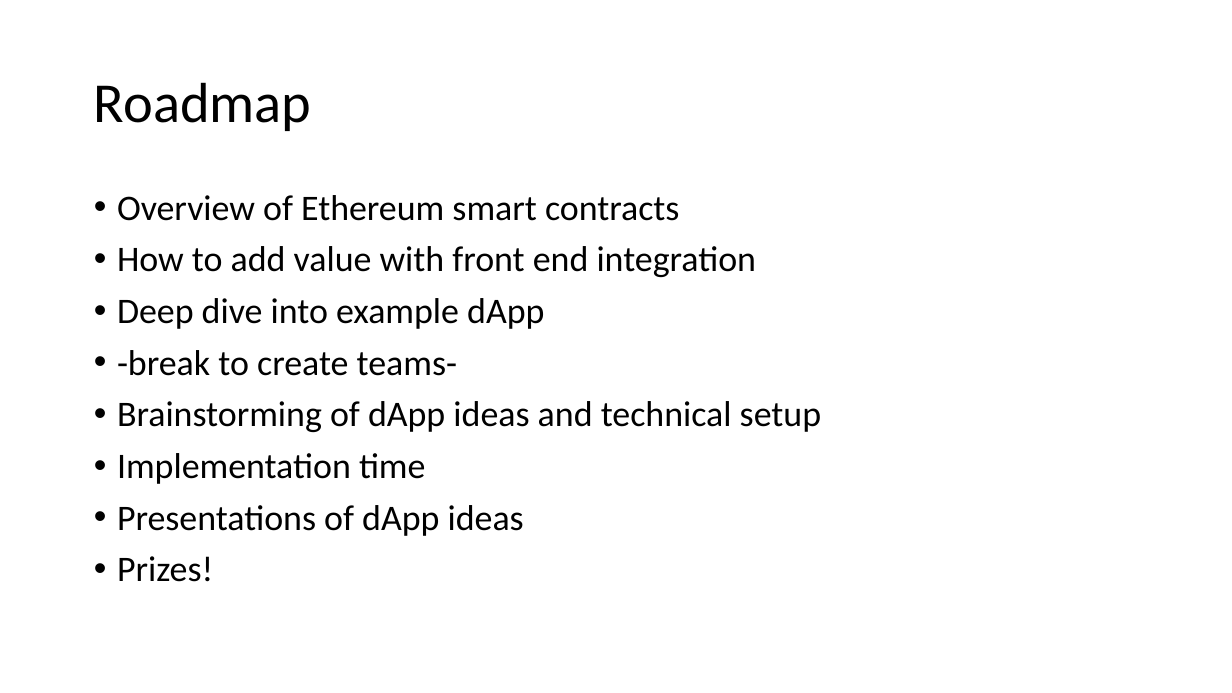
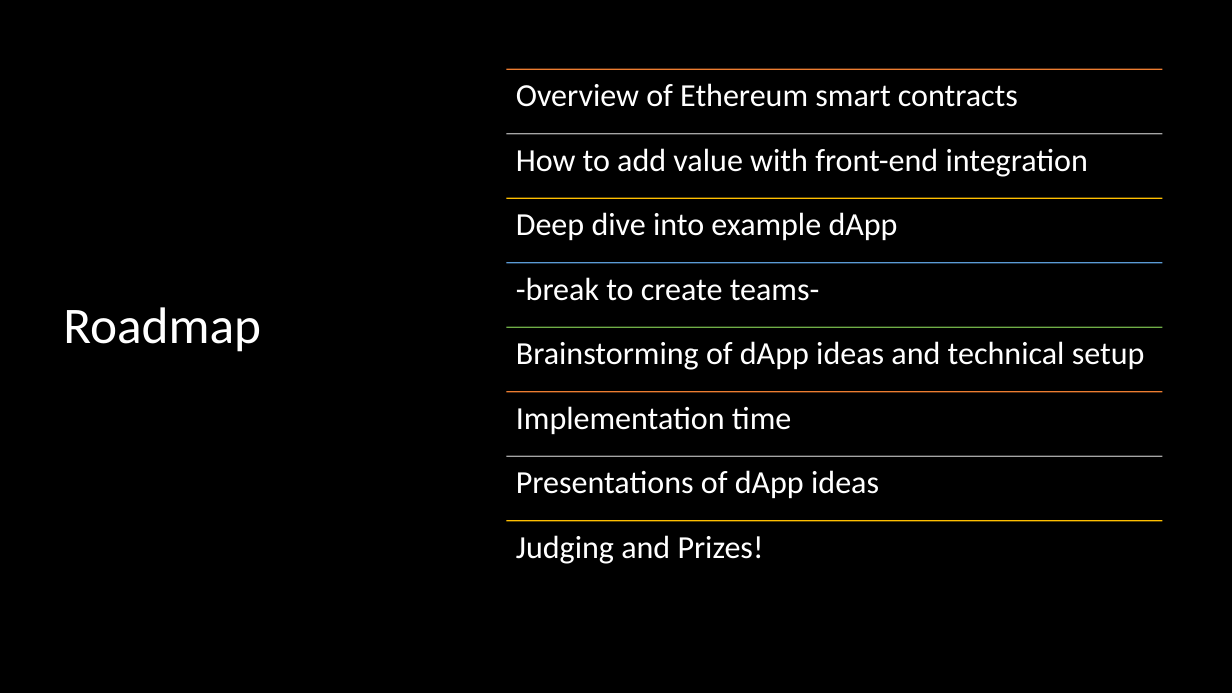
Before and after one commit to Blockchain-at-Michigan/Front-End-Workshop, a slide deck: slide 3 of presentation/Workshop_12_2_18.pptx. Drawn at 1232x693 pixels with LibreOffice and Linux fonts; fonts in the diff are those of the drawing. Boxes give left, top, right and bottom in pixels: in the first picture for what was removed or moved away, otherwise in the second. Text is boxed around its words. In the diff, an @@ line names an element or a change of style, - is before the commit and + after.

Commit message:
updating presentation

```diff
--- a/presentation/Workshop_12_2_18.pptx
+++ b/presentation/Workshop_12_2_18.pptx
@@ background #FFFFFF to #000000 @@
@@ title "Roadmap": place and size @@
-title "Roadmap" at [94, 82, 312, 131]
+title "Roadmap" at [63, 307, 261, 352]
@@ title "Roadmap" at [63, 307, 261, 352]: size 44 to 40 pt, text colour #000000 to #FFFFFF @@
@@ text removed at [117, 195, 821, 582] @@
-• Overview of Ethereum smart contracts
-• How to add value with front end integration
-• Deep dive into example dApp
-• -break to create teams-
-• Brainstorming of dApp ideas and technical setup
-• Implementation time
-• Presentations of dApp ideas
-• Prizes!
@@ group added at [506, 69, 1163, 564]: 8 lines, 8 texts @@
+Overview of Ethereum smart contracts
+How to add value with front-end integration
+Deep dive into example dApp
+-break to create teams-
+Brainstorming of dApp ideas and technical setup
+Implementation time
+Presentations of dApp ideas
+Judging and Prizes!
```
Also in this commit, not shown: 7 other slides changed, 1 slide added.
